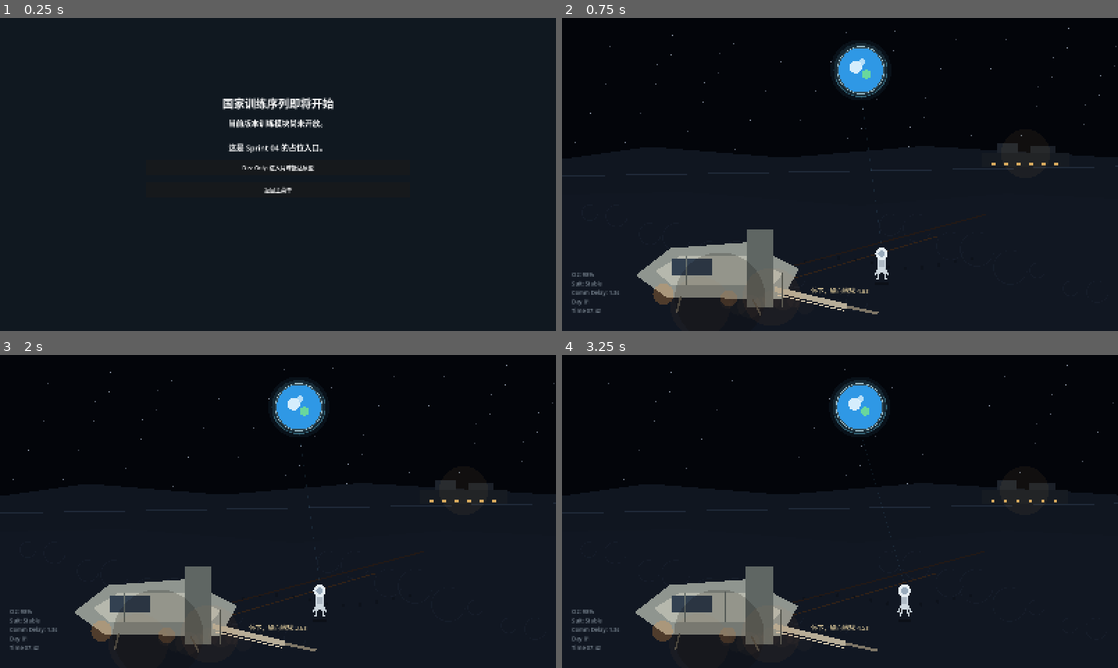
Above: before the commit, frames 1-4 (two rows, left to right).
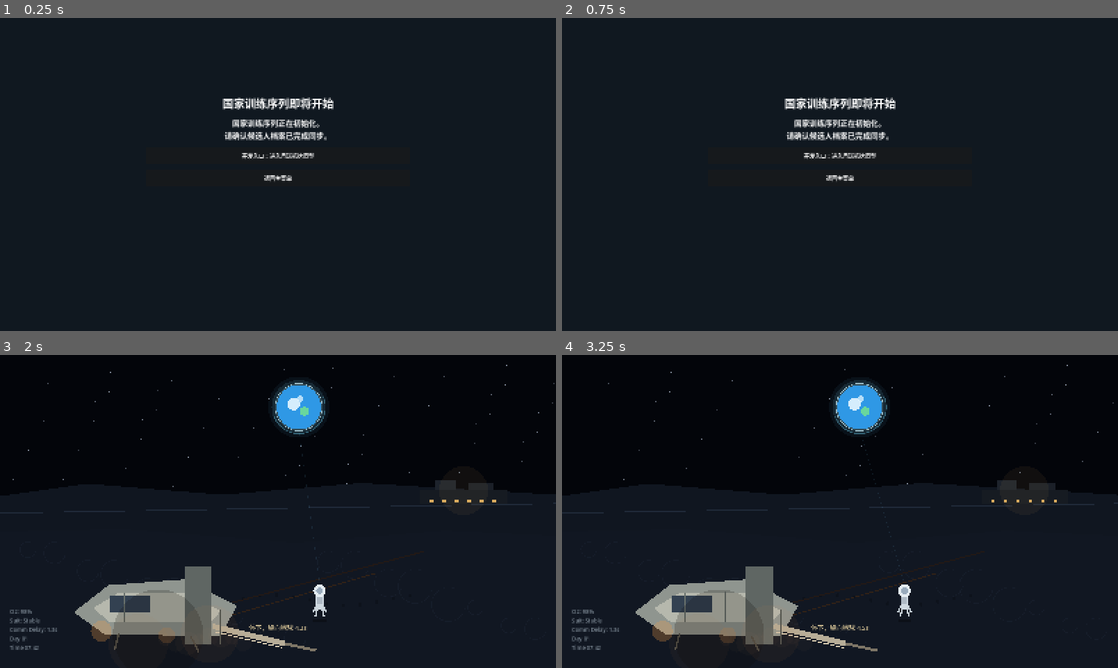
Above: after the commit, the same moments.

Repository: chinnseii/guanghan-outpost
Game: Godot game, scene res://scenes/application/TrainingPlaceholderScene.tscn
Two runs of this game, one before a commit and one after it. Both use one fixed random seed, a clock stepped at 60 frames per second and the inputs below. This scene is started directly instead of the project's main scene.
Inputs (mouse positions are in pixels of both pictures, inside the frame that each line leads up to):
- Up to frame 1 (0.25 s): no input
- Up to frame 2 (0.75 s): click (840, 168) at 0.5 s, where only the run before the commit has a clickable "Dev Only: 进入月球抵达原型"
- Up to frame 3 (2 s): click (278, 492) at 1.25 s, where only the run after the commit has a clickable "开发入口：进入月球抵达原型"
- Up to frame 4 (3.25 s): tap Enter at 2, 2.85 s; move the mouse to (962, 495) at 2.02 s; hold D (move_right) 2.03-2.78 s; hold E (interact) 2.03-2.78 s; click (962, 495) at 2.17 s; move the mouse to (728, 527) at 2.77 s; hold S from 2.78 s (still down)

The runs differ from the first frame. In frame 1, 1.5% of the frame differs, in the area x 40-59%, y 32-56%; in frame 2, 8.7%, in the area x 1-100%, y 3-96%; in frame 3, less than 0.1%; in frame 4, nothing differs.

Commit message:
Apply Sprint 03 acceptance patch

Diff:
--- a/scripts/application/application_flow_scene.gd
+++ b/scripts/application/application_flow_scene.gd
@@ -49,6 +49,8 @@
 var suit_marking_edit: LineEdit
 var name_initials_edit: LineEdit
 var appearance_options: Dictionary = {}
+var confirmation_checks: Array[CheckBox] = []
+var submit_button: Button
 
 func _ready() -> void:
 	profile = PlayerProfileDataScript.new()
@@ -304,19 +306,29 @@
 
 func _show_review() -> void:
 	_add_page_title("04 提交申请", "SUBMIT APPLICATION")
+	confirmation_checks.clear()
+	submit_button = null
 	var columns := _add_columns(0.52)
 	var left: VBoxContainer = columns[0]
 	var right: VBoxContainer = columns[1]
 	_add_panel_title(left, "提交确认")
 	_add_body_to(left, "你即将提交广寒计划常驻开拓者申请。\n\n一旦通过审核，你将进入国家深空生命科学中心训练序列。\n\n训练完成并通过最终考核后，\n你可能被派往月球广寒前哨，\n执行长期驻留与生命支持建设任务。")
 	_add_panel_title(left, "确认事项")
-	_add_body_to(left, "□ 我理解这是一项长期任务。\n□ 我理解任务地点位于月球。\n□ 我理解广寒前哨仍处于早期建设阶段。")
+	_add_confirmation_check(left, "我理解这是一项长期任务。")
+	_add_confirmation_check(left, "我理解任务地点位于月球。")
+	_add_confirmation_check(left, "我理解广寒前哨仍处于早期建设阶段。")
 	_add_panel_title(right, "候选人摘要")
 	_add_body_to(right, _profile_summary())
 	_add_footer_button("返回修改", func(): _show_step("identity"))
-	_add_footer_button("提交申请", func():
+	submit_button = Button.new()
+	submit_button.text = "提交申请"
+	submit_button.custom_minimum_size = Vector2(200, 42)
+	submit_button.disabled = true
+	submit_button.pressed.connect(func():
 		_start_review_sequence()
 	)
+	footer.add_child(submit_button)
+	_update_submit_enabled()
 
 func _start_review_sequence() -> void:
 	profile.set("application_submitted", true)
@@ -355,7 +367,7 @@
 	title.modulate = Color("#eaf4ff")
 	title.add_theme_font_size_override("font_size", 28)
 	panel.add_child(title)
-	_add_body_to(panel, "经广寒计划常驻开拓者选拔委员会初步审核，\n你的申请已通过资格初审。\n\n你将进入国家深空生命科学中心训练序列。\n\n训练完成并通过最终考核后，\n你才可能被正式派往月球广寒前哨，\n执行长期驻留与生命支持建设任务。\n\n广寒计划不是一次普通申请。\n这只是第一步。")
+	_add_body_to(panel, "致 %s：\n\n经广寒计划常驻开拓者选拔委员会初步审核，\n你的申请已通过资格初审。\n\n你将进入国家深空生命科学中心训练序列。\n\n训练完成并通过最终考核后，\n你才可能被正式派往月球广寒前哨，\n执行长期驻留与生命支持建设任务。\n\n广寒计划不是一次普通申请。\n这只是第一步。" % _display_name())
 	_add_footer_button("返回主菜单", func():
 		get_tree().change_scene_to_file("res://scenes/main.tscn")
 	)
@@ -400,6 +412,8 @@
 		profile.set(key, options.get_item_text(options.selected))
 	if suit_marking_edit != null:
 		profile.set("suit_marking", suit_marking_edit.text.strip_edges())
+	if name_initials_edit != null:
+		profile.set("name_initials", name_initials_edit.text.strip_edges())
 	_save_profile()
 
 func _update_education_detail() -> void:
@@ -438,7 +452,7 @@
 	return value if not value.is_empty() else "候选人"
 
 func _name_initials() -> String:
-	var value := String(profile.get("suit_marking")).strip_edges()
+	var value := String(profile.get("name_initials")).strip_edges()
 	return value if not value.is_empty() else "C.S.W."
 
 func _suit_id() -> String:
@@ -571,6 +585,26 @@
 	button.pressed.connect(callback)
 	footer.add_child(button)
 
+func _add_confirmation_check(parent: VBoxContainer, text: String) -> void:
+	var check := CheckBox.new()
+	check.text = text
+	check.modulate = Color("#d8e7f2")
+	check.add_theme_font_size_override("font_size", 16)
+	check.toggled.connect(func(_pressed: bool):
+		_update_submit_enabled()
+	)
+	parent.add_child(check)
+	confirmation_checks.append(check)
+
+func _update_submit_enabled() -> void:
+	if submit_button == null:
+		return
+	for check in confirmation_checks:
+		if not check.button_pressed:
+			submit_button.disabled = true
+			return
+	submit_button.disabled = false
+
 func _clear_container(node: Node) -> void:
 	for child in node.get_children():
 		child.queue_free()
--- a/scripts/application/training_placeholder_scene.gd
+++ b/scripts/application/training_placeholder_scene.gd
@@ -16,12 +16,12 @@
 	title.add_theme_font_size_override("font_size", 32)
 	box.add_child(title)
 	var body := Label.new()
-	body.text = "当前版本训练模块尚未开放。\n\n这是 Sprint 04 的占位入口。"
+	body.text = "国家训练序列正在初始化。\n请确认候选人档案已完成同步。"
 	body.horizontal_alignment = HORIZONTAL_ALIGNMENT_CENTER
 	body.add_theme_font_size_override("font_size", 22)
 	box.add_child(body)
 	var arrival := Button.new()
-	arrival.text = "Dev Only: 进入月球抵达原型"
+	arrival.text = "开发入口：进入月球抵达原型"
 	arrival.custom_minimum_size = Vector2(0, 46)
 	arrival.pressed.connect(func():
 		get_tree().change_scene_to_file("res://scenes/arrival/ArrivalCinematicScene.tscn")
--- a/scripts/data/player_profile_data.gd
+++ b/scripts/data/player_profile_data.gd
@@ -13,6 +13,7 @@
 @export var hair_preset := "Short"
 @export var hair_color_preset := "Black"
 @export var suit_marking := "GH-01"
+@export var name_initials := "C.S.W."
 @export var suit_marking_color := "Blue"
 @export var application_submitted := false
 @export var application_accepted := false
@@ -33,6 +34,7 @@
 		"HairPreset": hair_preset,
 		"HairColorPreset": hair_color_preset,
 		"SuitMarking": suit_marking,
+		"NameInitials": name_initials,
 		"SuitMarkingColor": suit_marking_color,
 		"ApplicationSubmitted": application_submitted,
 		"ApplicationAccepted": application_accepted,
@@ -55,6 +57,7 @@
 	hair_preset = String(data.get("HairPreset", hair_preset))
 	hair_color_preset = String(data.get("HairColorPreset", hair_color_preset))
 	suit_marking = String(data.get("SuitMarking", suit_marking))
+	name_initials = String(data.get("NameInitials", name_initials))
 	suit_marking_color = String(data.get("SuitMarkingColor", suit_marking_color))
 	application_submitted = bool(data.get("ApplicationSubmitted", application_submitted))
 	application_accepted = bool(data.get("ApplicationAccepted", application_accepted))
Not shown, changed: ITERATION_PLAN.md
Not shown, changed: README.md
